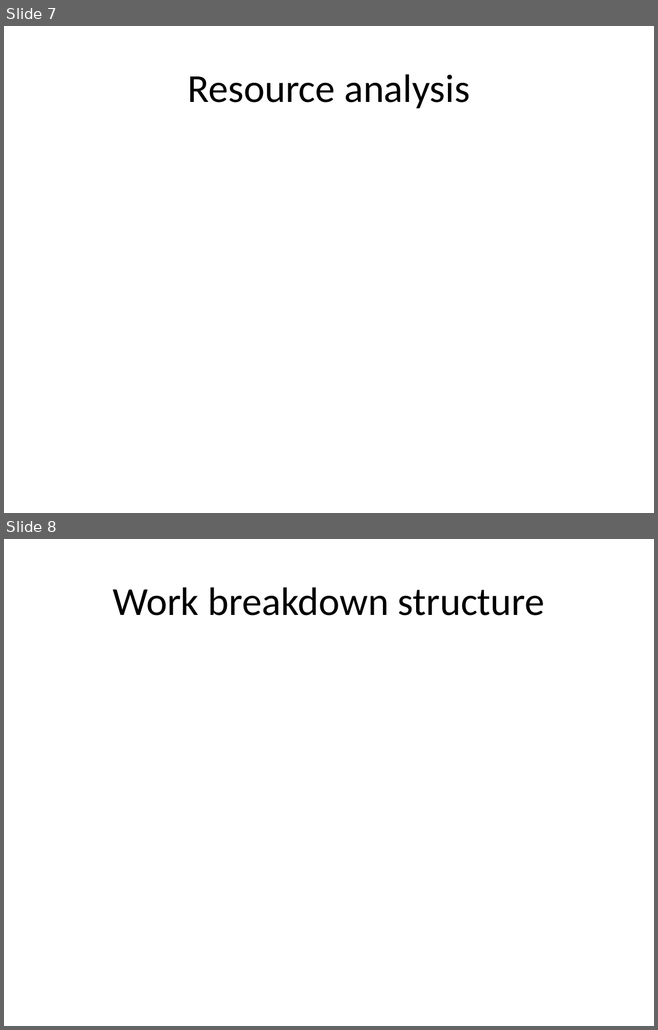
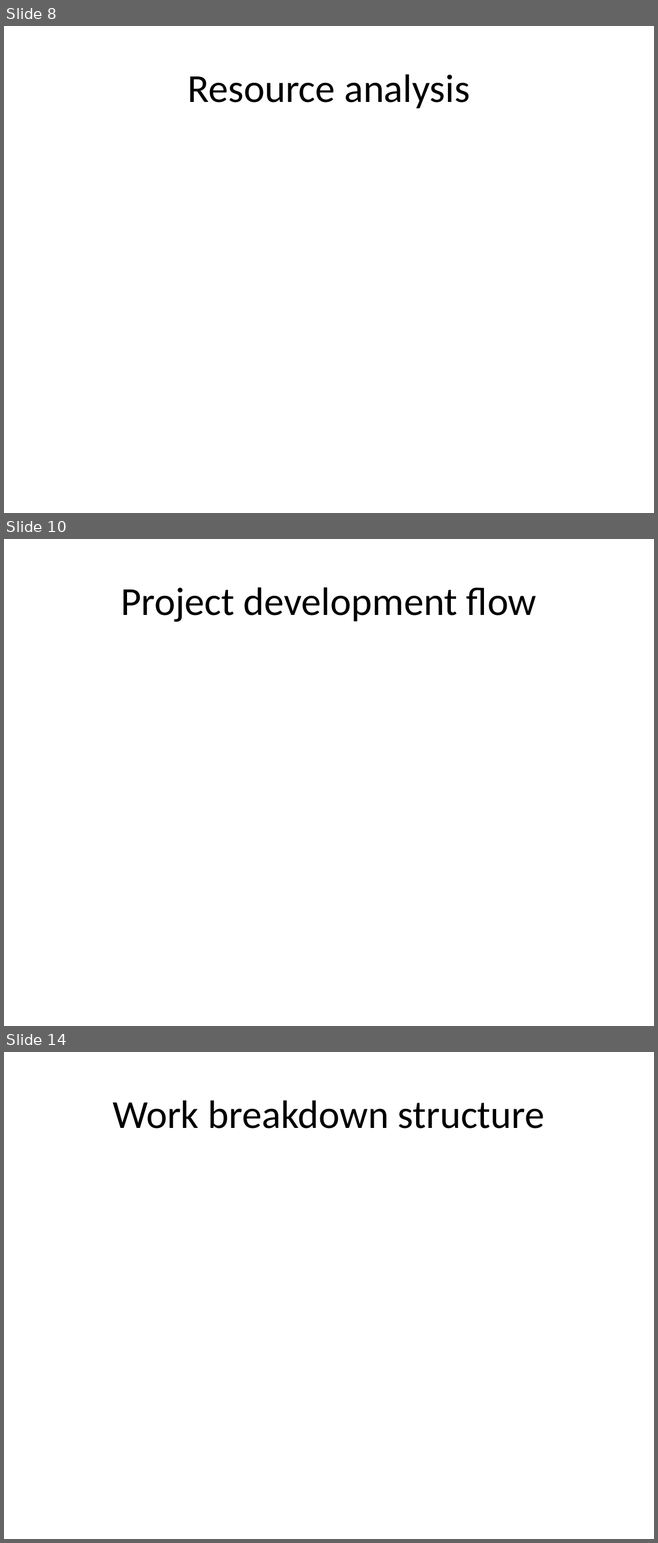
Before and after one commit to runningproject/documents, a slide deck: projectplan.pptx. Shown one above the other, each under a label of ours: slides 7 and 8 before the commit, slides 8, 10 and 14 after it; the slides between them are not shown. The pictures are 658x1030 and 658x1543 pixels, drawn with LibreOffice and Linux fonts; fonts in the diff are those of the drawing. Boxes give left, top, right and bottom in pixels: in the first picture for what was removed or moved away, otherwise in the second. Text is boxed around its words. In the diff, an @@ line names an element or a change of style, - is before the commit and + after.

```diff
--- a/projectplan.pptx
+++ b/projectplan.pptx
@@ slide 10 added at <box>4,539,654,1026</box>, background #FFFFFF @@
@@ title added at <box>121,587,536,622</box>, 44 pt, text #000000 @@
+Project development flow
@@ what was slide 7 is now slide 8 @@
@@ what was slide 8 is now slide 14 @@
```
Also in this commit, not shown: 2 slides changed, 6 other slides added, 1 slide removed.
